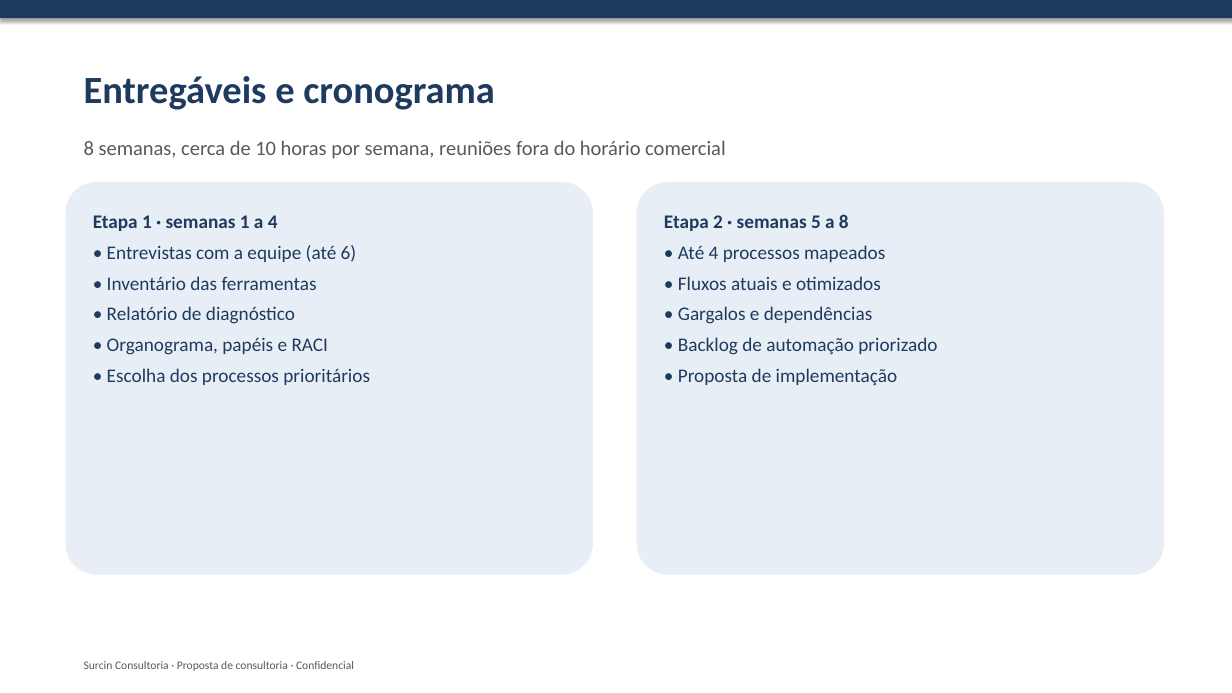
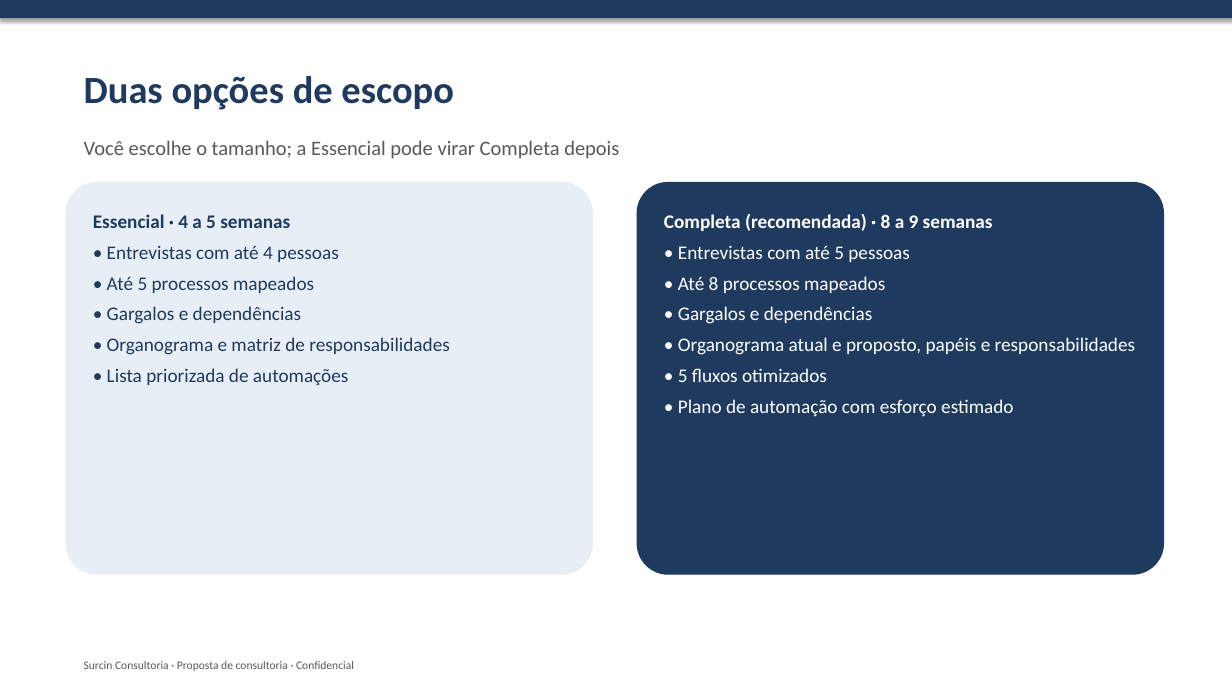
Before and after one commit to rromao-DS/Sourcin-Consultoria, a slide deck: slide 6 of proposta-surcin/06-apresentacao-proposta.pptx. Drawn at 1232x693 pixels with LibreOffice and Linux fonts; fonts in the diff are those of the drawing. Boxes give left, top, right and bottom in pixels: in the first picture for what was removed or moved away, otherwise in the second. Text is boxed around its words. In the diff, an @@ line names an element or a change of style, - is before the commit and + after.

```diff
--- a/proposta-surcin/06-apresentacao-proposta.pptx
+++ b/proposta-surcin/06-apresentacao-proposta.pptx
@@ text at (84,76,454,110): text changed @@
-Entregáveis e cronograma
+Duas opções de escopo
@@ text at (84,140,619,159): text changed @@
-8 semanas, cerca de 10 horas por semana, reuniões fora do horário comercial
+Você escolhe o tamanho; a Essencial pode virar Completa depois
@@ rounded rectangle "Completa (recomendada) · 8 a ..." at (637,182,1165,575): fill #E8EEF5 to #1F3A5F @@
@@ text in rounded rectangle at (93,214,449,386): text changed @@
-Etapa 1 · semanas 1 a 4
-• Entrevistas com a equipe (até 6)
-• Inventário das ferramentas
-• Relatório de diagnóstico
-• Organograma, papéis e RACI
-• Escolha dos processos prioritários
+Essencial · 4 a 5 semanas
+• Entrevistas com até 4 pessoas
+• Até 5 processos mapeados
+• Gargalos e dependências
+• Organograma e matriz de responsabilidades
+• Lista priorizada de automações
@@ text in rounded rectangle at (664,214,993,293): text changed; text colour #1F3A5F to #FFFFFF @@
-Etapa 2 · semanas 5 a 8
-• Até 4 processos mapeados
-• Fluxos atuais e otimizados
+Completa (recomendada) · 8 a 9 semanas
+• Entrevistas com até 5 pessoas
+• Até 8 processos mapeados
@@ text in rounded rectangle at (678,306,872,324): text colour #1F3A5F to #FFFFFF in "• Gargalos e dependências" @@
@@ text in rounded rectangle at (678,337,1135,417): text changed; text colour #1F3A5F to #FFFFFF @@
-• Backlog de automação priorizado
-• Proposta de implementação
+• Organograma atual e proposto, papéis e responsabilidades
+• 5 fluxos otimizados
+• Plano de automação com esforço estimado
```
Also in this commit, not shown: 4 other slides changed, 7 other files.
